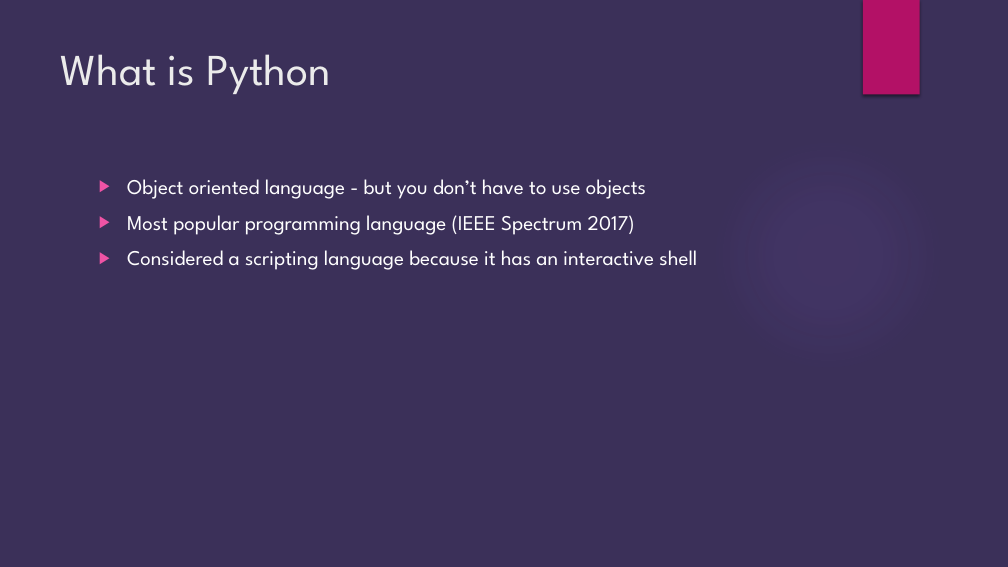
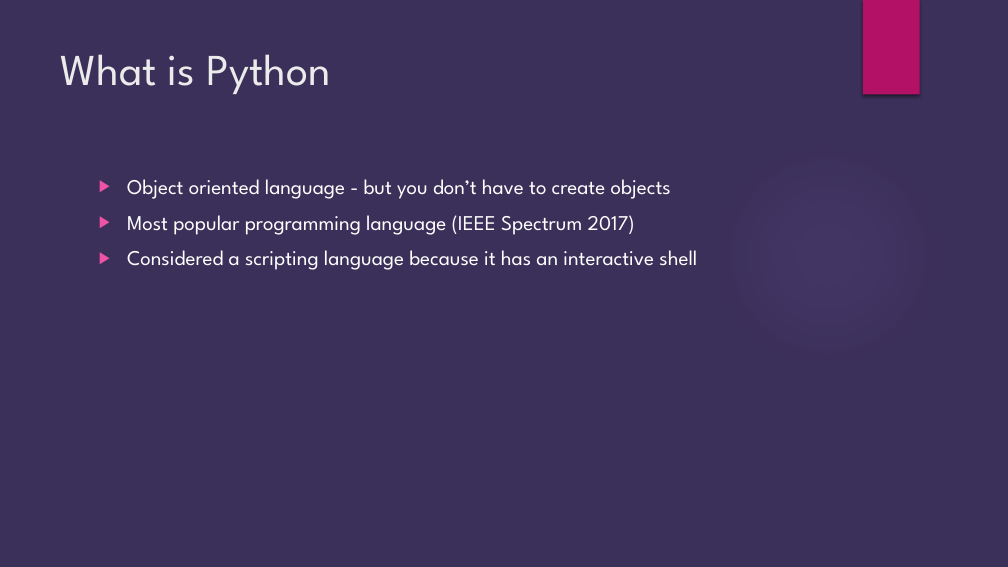
Before and after one commit to brianjgrier/Python-Overview, a slide deck: slide 2 of Python Introduction.pptx. Drawn at 1008x567 pixels with LibreOffice and Linux fonts; fonts in the diff are those of the drawing; background and template pictures are left out. Boxes give left, top, right and bottom in pixels: in the first picture for what was removed or moved away, otherwise in the second. Text is boxed around its words. In the diff, an @@ line names an element or a change of style, - is before the commit and + after.

```diff
--- a/Python Introduction.pptx
+++ b/Python Introduction.pptx
@@ text at (x1=127, y1=179, x2=671, y2=199): text changed @@
-▶ Object oriented language - but you don’t have to use objects
+▶ Object oriented language - but you don’t have to create objects
```
Also in this commit, not shown: 11 other slides changed, 3 slides added.
